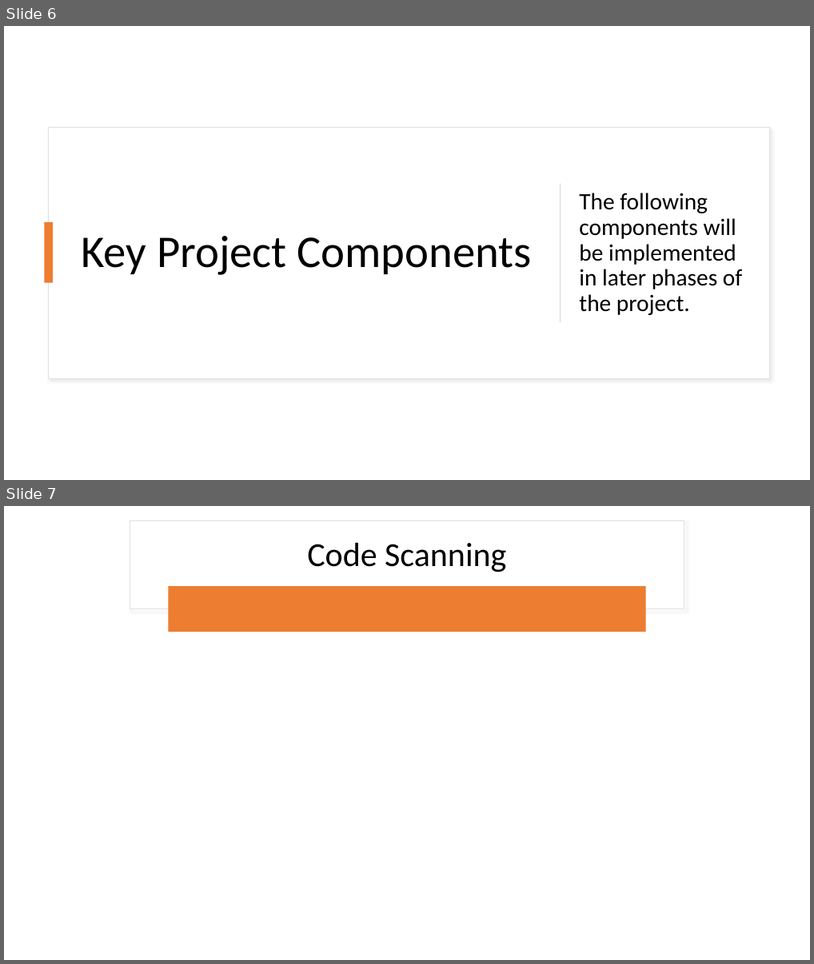
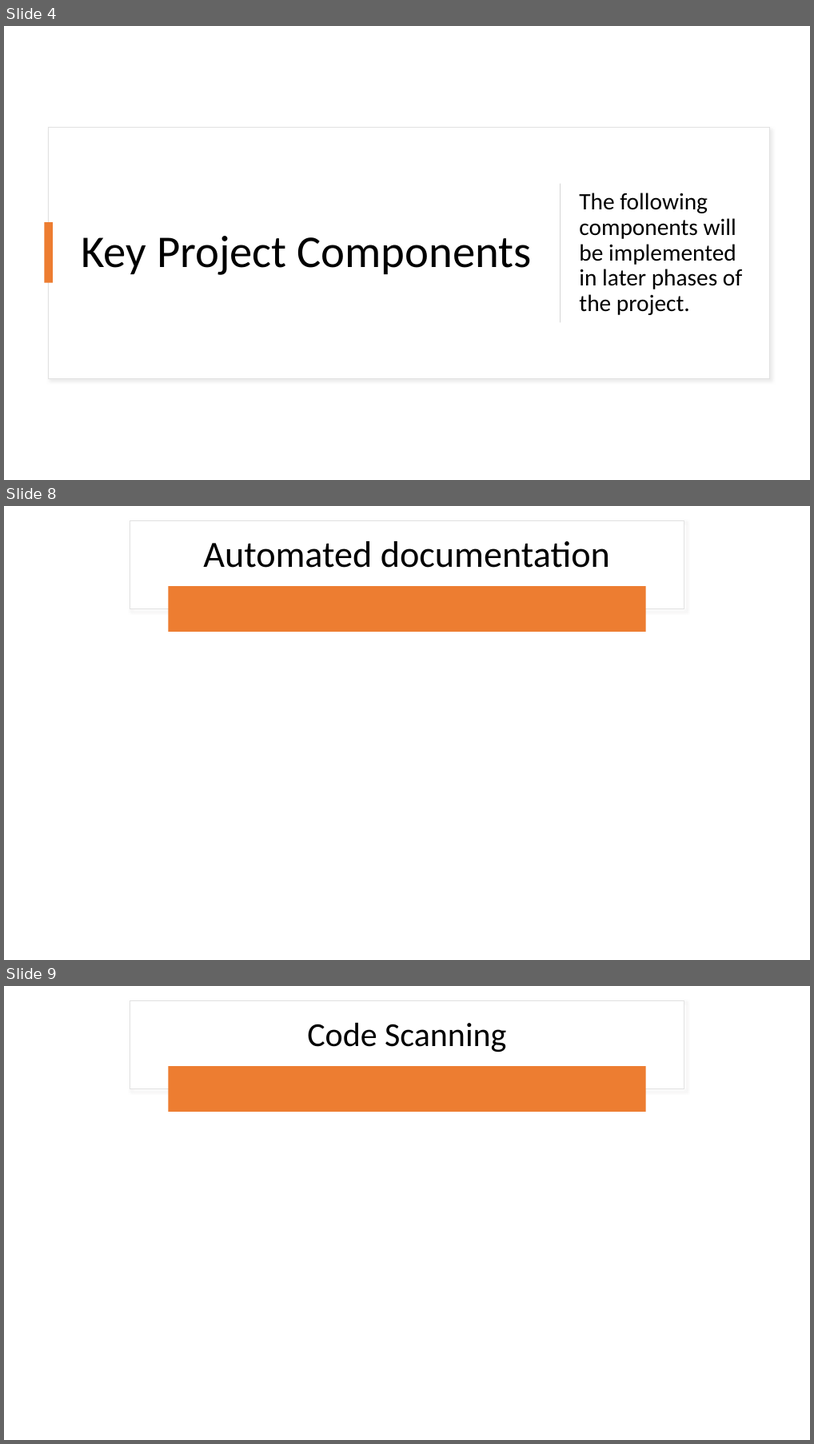
Before and after one commit to rlennon/ConnachtUni, a slide deck: documentation/Demonstrations/Connacht_University_TeamDC.pptx. Shown one above the other, each under a label of ours: slides 6 and 7 before the commit, slides 4, 8 and 9 after it; the slides between them are not shown. The pictures are 814x964 and 814x1444 pixels, drawn with LibreOffice and Linux fonts; fonts in the diff are those of the drawing. Boxes give left, top, right and bottom in pixels: in the first picture for what was removed or moved away, otherwise in the second. Text is boxed around its words. In the diff, an @@ line names an element or a change of style, - is before the commit and + after.

```diff
--- a/documentation/Demonstrations/Connacht_University_TeamDC.pptx
+++ b/documentation/Demonstrations/Connacht_University_TeamDC.pptx
@@ slide 8 added at (4, 506, 810, 960), background #FFFFFF @@
@@ rectangle added at (130, 520, 685, 609), fill #FFFFFF, outline #E1E1E1 1 pt @@
@@ title added at (203, 541, 610, 568), 44 pt, text #000000 @@
+Automated documentation
@@ rounded rectangle added at (169, 586, 646, 632), fill #ED7D31 @@
@@ what was slide 6 is now slide 4 @@
@@ what was slide 7 is now slide 9 @@
```
Also in this commit, not shown: 3 slides changed, 4 other slides added, 1 slide removed.
